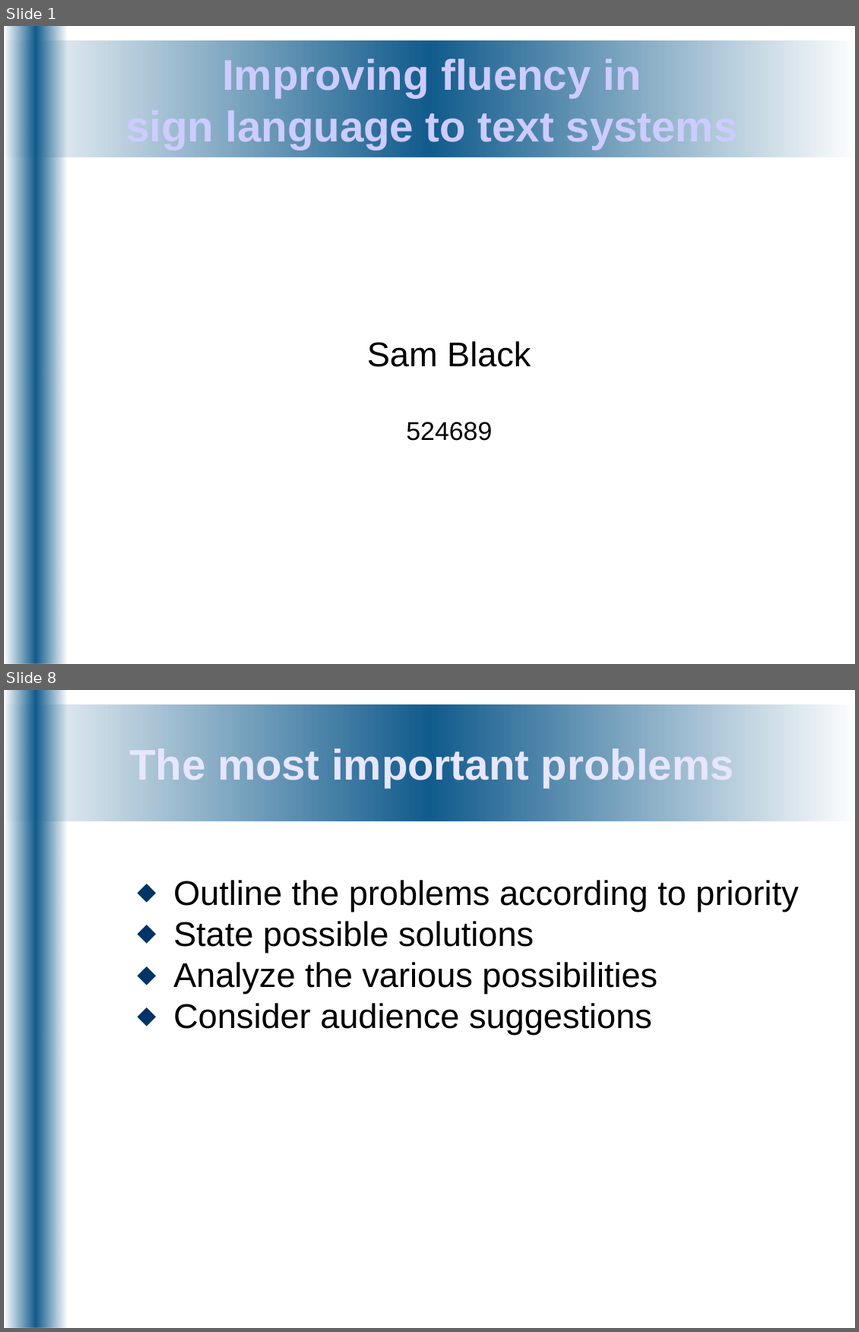
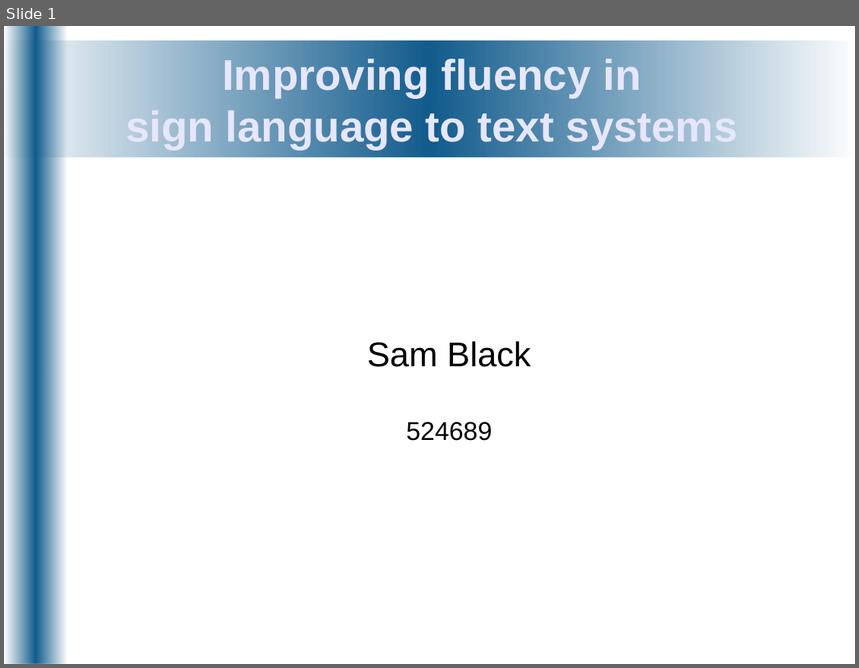
Before and after one commit to DorisGao/personal-uni, a slide deck: ee4p/docs/Presentations/bench_inspect-0812071414.odp. Shown one above the other, each under a label of ours: slides 1 and 8 before the commit, slide 1 after it; the slides between them are not shown. The pictures are 859x1332 and 859x668 pixels, drawn with LibreOffice and Linux fonts; fonts in the diff are those of the drawing. Boxes give left, top, right and bottom in pixels: in the first picture for what was removed or moved away, otherwise in the second. Text is boxed around its words. In the diff, an @@ line names an element or a change of style, - is before the commit and + after.

```diff
--- a/ee4p/docs/Presentations/bench_inspect-0812071414.odp
+++ b/ee4p/docs/Presentations/bench_inspect-0812071414.odp
@@ slide 8 removed at <box>4,690,855,1328</box>, background #FFFFFF; not listed: 2 template elements that a slide beside it also shows @@
@@ title removed at <box>129,745,734,787</box> @@
-The most important problems
@@ text removed at <box>173,880,798,1035</box> @@
-⬥ Outline the problems according to priority
-⬥ State possible solutions
-⬥ Analyze the various possibilities
-⬥ Consider audience suggestions
@@ slide 1 changed as well @@
@@ title "Improving fluency in sign language ..." at <box>126,56,738,149</box>: text colour #CCCCFF to #E6E6FF @@
```
Also in this commit, not shown: 14 slides added, 7 other slides removed, 1 other file.
